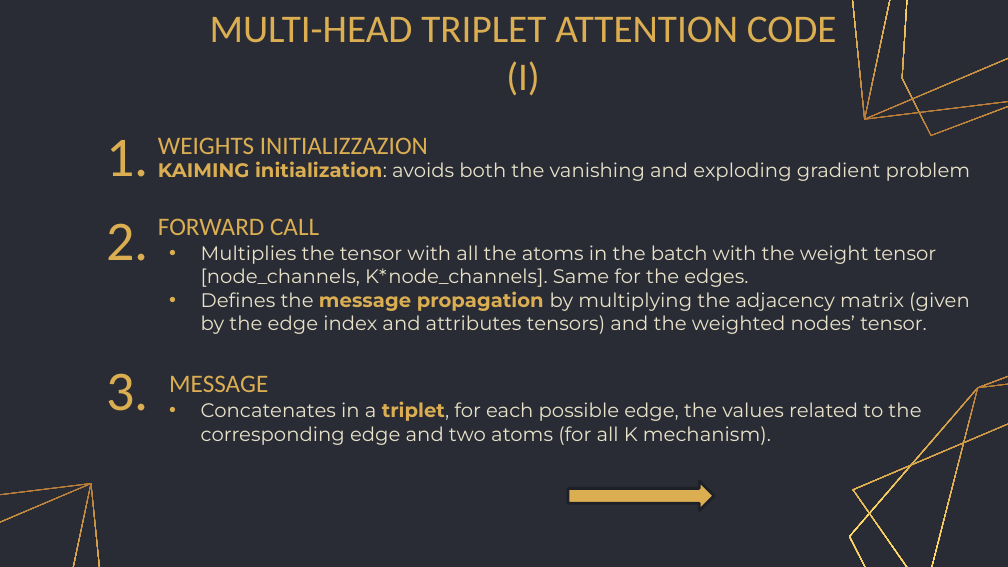
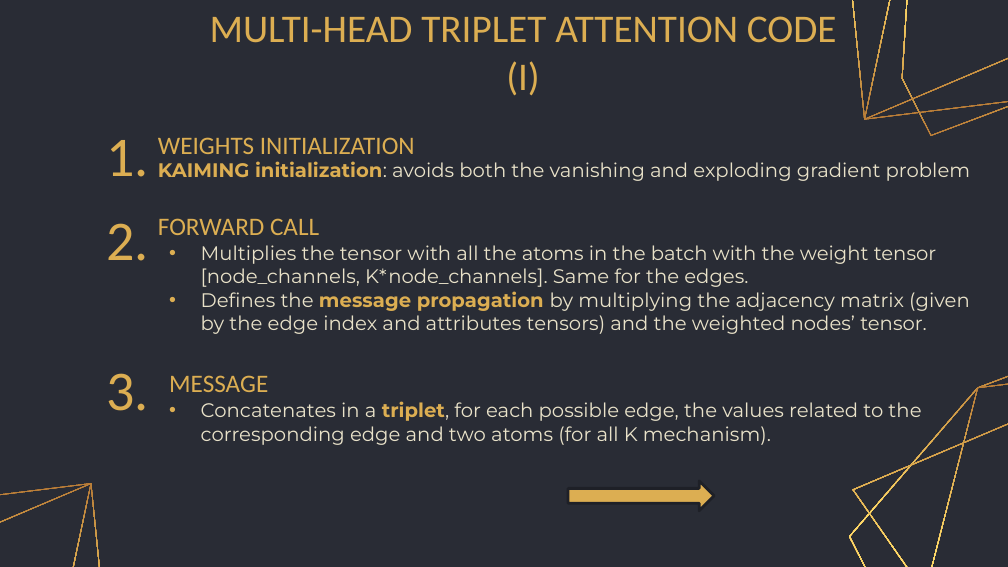
Before and after one commit to gretagrassmann/Machine-Learning-Exam, a slide deck: slide 14 of ML_presentation.pptx. Drawn at 1008x567 pixels with LibreOffice and Linux fonts; fonts in the diff are those of the drawing. Boxes give left, top, right and bottom in pixels: in the first picture for what was removed or moved away, otherwise in the second. Text is boxed around its words. In the diff, an @@ line names an element or a change of style, - is before the commit and + after.

```diff
--- a/ML_presentation.pptx
+++ b/ML_presentation.pptx
@@ subtitle at (x1=158, y1=137, x2=415, y2=154): text changed @@
-WEIGHTS INITIALIZZAZION
+WEIGHTS INITIALIZATION
```
Also in this commit, not shown: 10 other slides changed.
